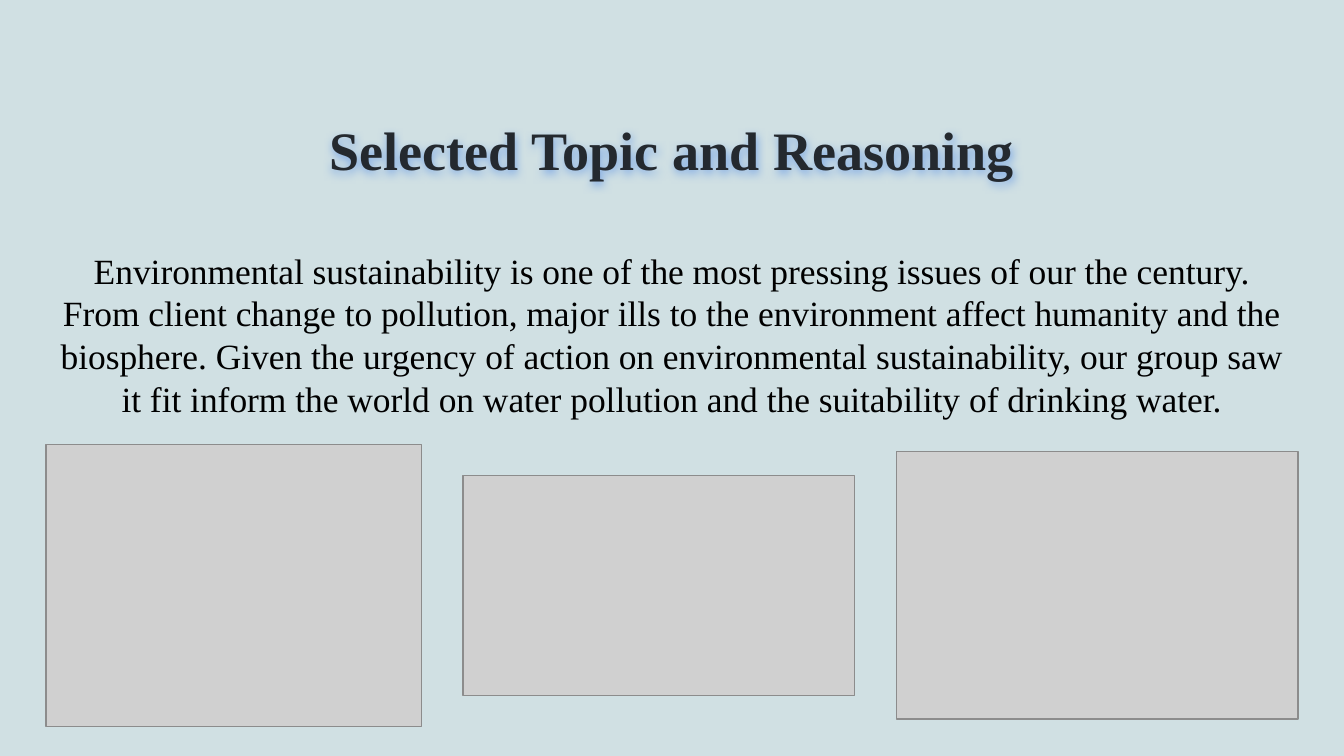
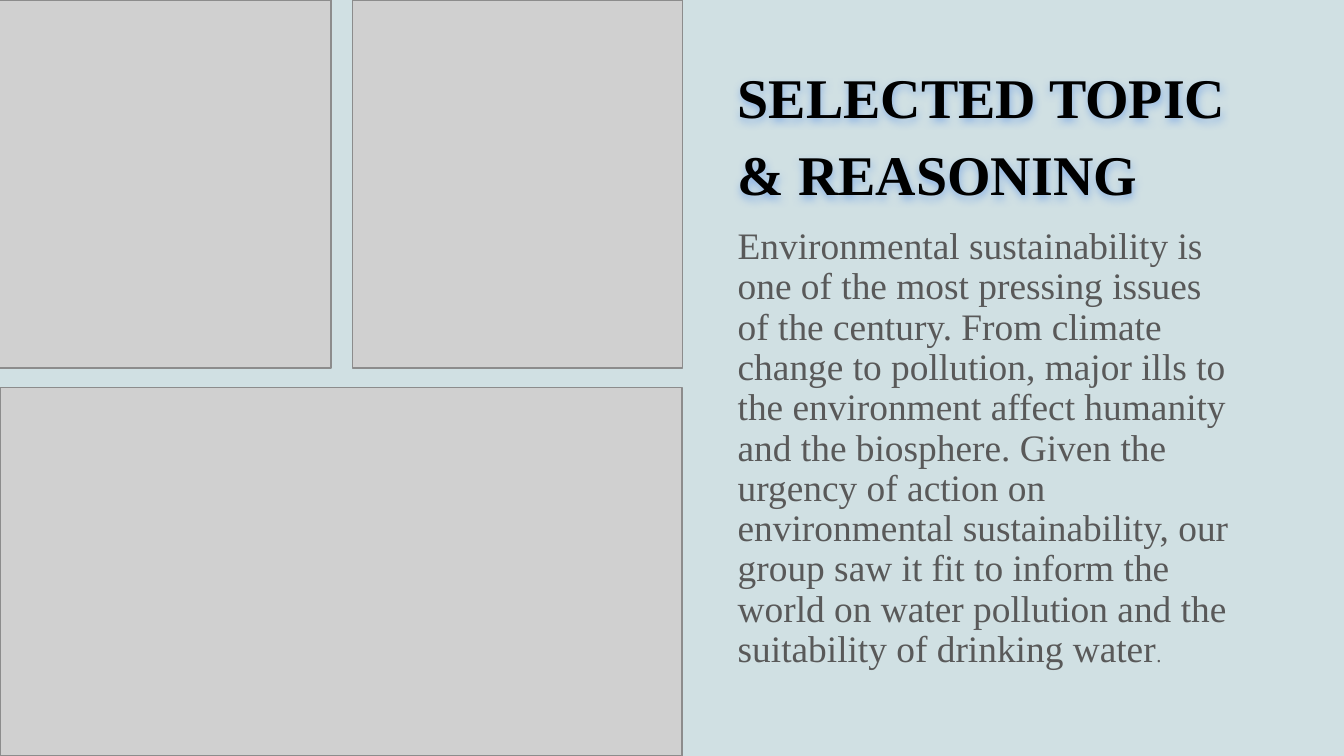
Before and after one commit to jessezimm/Environmental_Sustainability, a slide deck: slide 2 of Environmental_Sustainability (2).pptx. Drawn at 1344x756 pixels with LibreOffice and Linux fonts; fonts in the diff are those of the drawing; grey boxes stand for pictures. Boxes give left, top, right and bottom in pixels: in the first picture for what was removed or moved away, otherwise in the second. Text is boxed around its words. In the diff, an @@ line names an element or a change of style, - is before the commit and + after.

Commit message:
added updated pptx with slides 1-4 edited

```diff
--- a/Environmental_Sustainability (2).pptx
+++ b/Environmental_Sustainability (2).pptx
@@ picture added at (0,0,332,368) @@
@@ picture added at (352,0,681,368) @@
@@ title "SELECTED TOPIC & REASONING" at (738,81,1225,196): vertical alignment bottom to middle @@
@@ title at (738,81,1225,196): text changed; size 29 to 30 pt; text colour #24292F to #000000 @@
-Selected Topic and Reasoning
+SELECTED TOPIC & REASONING
@@ text at (738,233,1228,629): text changed; size 19 to 20 pt; text colour #000000 to #595959 @@
-Environmental sustainability is one of the most pressing issues of our the century. From client change to pollution, major ills to the environment affect humanity and the biosphere. Given the urgency of action on environmental sustainability, our group saw it fit inform the world on water pollution and the suitability of drinking water.
+Environmental sustainability is one of the most pressing issues of the century. From climate change to pollution, major ills to the environment affect humanity and the biosphere. Given the urgency of action on environmental sustainability, our group saw it fit to inform the world on water pollution and the suitability of drinking water.
@@ picture added at (0,388,683,756) @@
@@ picture removed at (46,445,421,727) @@
@@ picture removed at (462,476,853,696) @@
@@ picture removed at (896,452,1298,719) @@
```
Also in this commit, not shown: 5 other slides changed, 2 slides added, 1 slide removed.
